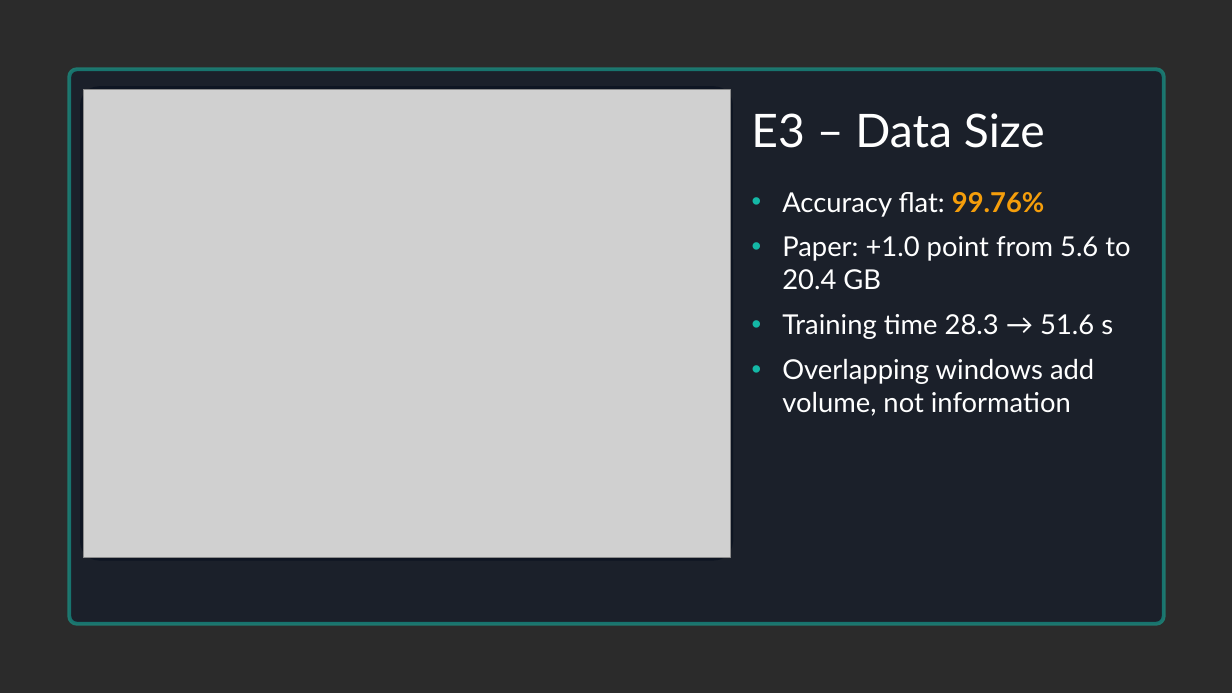
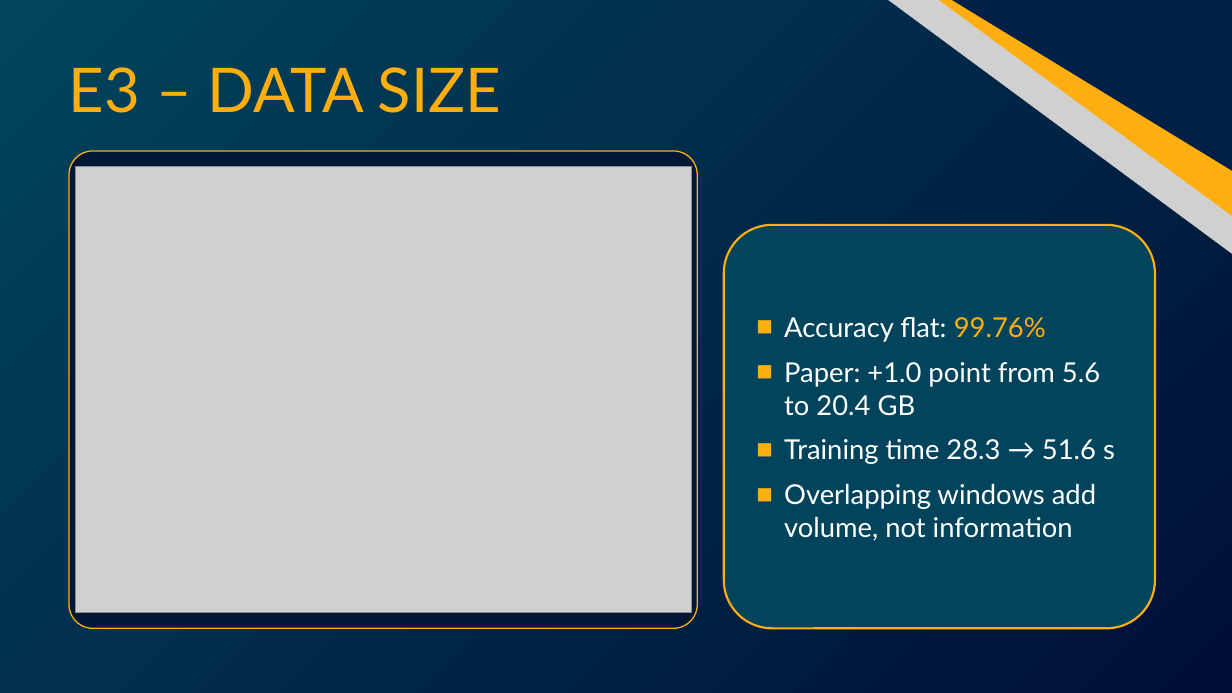
Before and after one commit to amnaaljasmi701/ai508-bearing-irf-reproduction, a slide deck: slide 15 of report/AI508_A2_Presentation.pptx. Drawn at 1232x693 pixels with LibreOffice and Linux fonts; fonts in the diff are those of the drawing; grey boxes stand for pictures; background and template pictures are left out; a plain dark background stands for a picture behind light text. Boxes give left, top, right and bottom in pixels: in the first picture for what was removed or moved away, otherwise in the second. Text is boxed around its words. In the diff, an @@ line names an element or a change of style, - is before the commit and + after.

```diff
--- a/report/AI508_A2_Presentation.pptx
+++ b/report/AI508_A2_Presentation.pptx
@@ background picture (left out) to gradient #01445C to #000F35 @@
@@ freeform shape added at box(462, 0, 1232, 527), fill #FFAE10 @@
@@ freeform shape added at box(469, 0, 1232, 468), fill #012047 @@
@@ picture added at box(686, 0, 1232, 563) @@
@@ text at box(69, 67, 501, 113): text changed; size 54 to 72 pt; text colour #FFFFFF to #FFAE10 @@
-E3 – Data Size
+E3 – DATA SIZE
@@ freeform shape removed at box(69, 69, 1164, 623) @@
@@ rounded rectangle: place and size @@
-rounded rectangle at box(80, 86, 733, 561)
+rounded rectangle at box(69, 151, 697, 628)
@@ rounded rectangle at box(69, 151, 697, 628): fill #0B1220 at 78% opacity to #001735; outline none to #FFAE10 1.5 pt; proportions changed @@
@@ picture: place and size @@
-picture at box(83, 89, 730, 557)
+picture at box(75, 166, 691, 612)
@@ rounded rectangle "Accuracy flat: 99.76%": place and size @@
-rounded rectangle "Accuracy flat: 99.76%" at box(782, 192, 1130, 416)
+rounded rectangle "Accuracy flat: 99.76%" at box(724, 225, 1155, 628)
@@ rounded rectangle "Accuracy flat: 99.76%" at box(724, 225, 1155, 628): text colour #F59E0B to #FFAE10, bold off in "99.76%"; bullet • to ■; bullet colour #14B8A6 to #FFAE10; vertical alignment top to middle; fill none to #01445C; outline none to #FFAE10 2.5 pt @@
```
Also in this commit, not shown: 17 other slides changed, 1 slide added, 1 slide removed, 8 other files.
